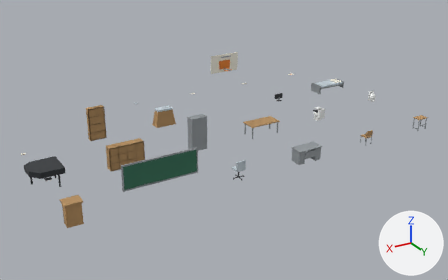
A saved change to the Blender file assets/blender/v2/B03/b03_school_prop_library.blend.
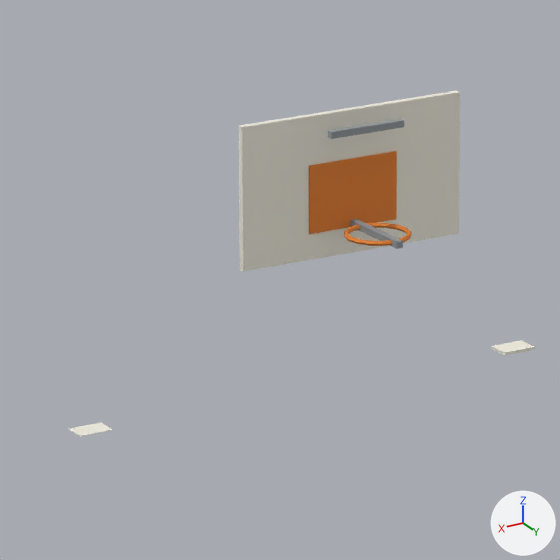
The first picture shows the older version from a camera (50 mm lens) standing at (16.11, 28.18, 13.24) and looking at (-0.11, 1.15, -0.28). The close-ups show the older and then the newer version on the part from 41% to 56% of the width and 15% to 39% of the height of that picture. Only the edits that show in the close-ups are written down. Lighting does not change. The marker at lower right points along +X, +Y and +Z.

Script lines for the objects in view, before the commit:
```python
me_vis_prop_basketballgoal = bpy.data.meshes.new('VIS_Prop_BasketballGoal')
me_vis_prop_basketballgoal.from_pydata(...)  # 128 vertices, 120 faces; spans x -0.9..0.9, y 0.0..0.7, z -0.52..0.52
# faces by material slot: [6, 102, 12]
me_vis_prop_basketballgoal.materials.append(mat_mat_prop_paper)  # white #f3f0e2
me_vis_prop_basketballgoal.materials.append(mat_mat_prop_accentorange)  # orange #eb8935
me_vis_prop_basketballgoal.materials.append(mat_mat_prop_metalgray)  # grey #a2a8ac
ob_vis_prop_basketballgoal = bpy.data.objects.new('VIS_Prop_BasketballGoal', me_vis_prop_basketballgoal)
ob_vis_prop_basketballgoal.location = (-2.0, -2.0, 3.05)
```
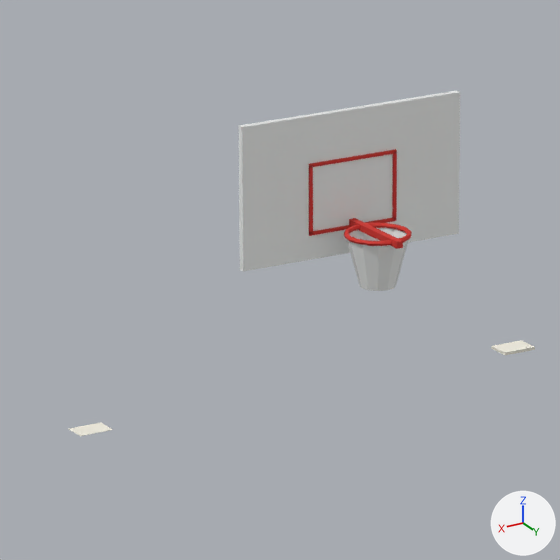
Where the change shows, as pixel boxes (x1, y1, x2, y2) in the close-ups (560 x 560 px):
'VIS_Prop_BasketballGoal', reshaped (10% taller): before (238, 91, 460, 272); after (238, 91, 460, 291)
part 1 of me_vis_prop_basketballgoal, added: after (309, 149, 397, 168)
part 2 of me_vis_prop_basketballgoal, added: after (309, 218, 396, 236)
part 3 of me_vis_prop_basketballgoal, added: after (347, 228, 409, 291)
part 4 of me_vis_prop_basketballgoal, deleted: before (328, 119, 404, 139)
part 5 of me_vis_prop_basketballgoal, cut back: before (309, 151, 397, 234); after (310, 153, 397, 234)
part 6 of me_vis_prop_basketballgoal, recoloured: (239, 94, 460, 270) in both
part 7 of me_vis_prop_basketballgoal, recoloured: (309, 168, 412, 246) in both
part 8 of me_vis_prop_basketballgoal, recoloured (grey to red): (350, 219, 403, 249) in both

Edits to the bpy script that builds the scene:
```text
Add mat_mat_prop_accentred:
    mat_mat_prop_accentred = principled_material('MAT_Prop_AccentRed')
    mat_mat_prop_accentred.base_color = (0.7, 0.035, 0.025)  # red #da352c
    mat_mat_prop_accentred.metallic = 0.2
    mat_mat_prop_accentred.roughness = 0.72
Change me_vis_prop_basketballgoal:
    used by ob_vis_prop_basketballgoal; location = (-2.0, -2.0, 3.05)
    remove me_vis_prop_basketballgoal.from_pydata(...)  # 128 vertices, 120 faces; spans x -0.9..0.9, y 0.0..0.7, z -0.52..0.52
    add me_vis_prop_basketballgoal.from_pydata(...)  # 168 vertices, 144 faces; spans x -0.9..0.9, y 0.0..0.7, z -0.68..0.52
    me_vis_prop_basketballgoal part 1: a new loose piece, a box spanning x -0.36..0.36, y 0.045..0.065, z 0.157..0.183, in mat_mat_prop_accentred (red #da352c)
    me_vis_prop_basketballgoal part 2: a new loose piece, a box spanning x -0.36..0.36, y 0.045..0.065, z -0.343..-0.318, in mat_mat_prop_accentred (red #da352c)
    me_vis_prop_basketballgoal part 3: a new loose piece of 24 vertices spanning x -0.22..0.22, y 0.17..0.62, z -0.68..-0.32, in mat_mat_prop_porcelain (white #f3f6f5)
    me_vis_prop_basketballgoal part 4: the loose piece of 8 vertices spanning x -0.3..0.3, y 0.21..0.26, z 0.41..0.46 is deleted
    me_vis_prop_basketballgoal part 5
    4 faces are deleted
    8 vertices are added at x -0.34..0.34, y 0.05..0.06, z -0.33..0.17
    10 new faces join them, mat_mat_prop_accentred (red #da352c)
    me_vis_prop_basketballgoal part 6: 6 faces spanning x -0.9..0.9, y 0.0..0.05, z -0.52..0.52 switch from mat_mat_prop_paper (white #f3f0e2) to mat_mat_prop_porcelain (white #f3f6f5)
    me_vis_prop_basketballgoal part 7: 98 faces spanning x -0.36..0.36, y 0.05..0.64, z -0.33..0.17 switch from mat_mat_prop_accentorange (orange #eb8935) to mat_mat_prop_accentred (red #da352c)
    me_vis_prop_basketballgoal part 8: 6 faces spanning x -0.03..0.03, y 0.0..0.7, z -0.33..-0.28 switch from mat_mat_prop_metalgray (grey #a2a8ac) to mat_mat_prop_accentred (red #da352c)
```
